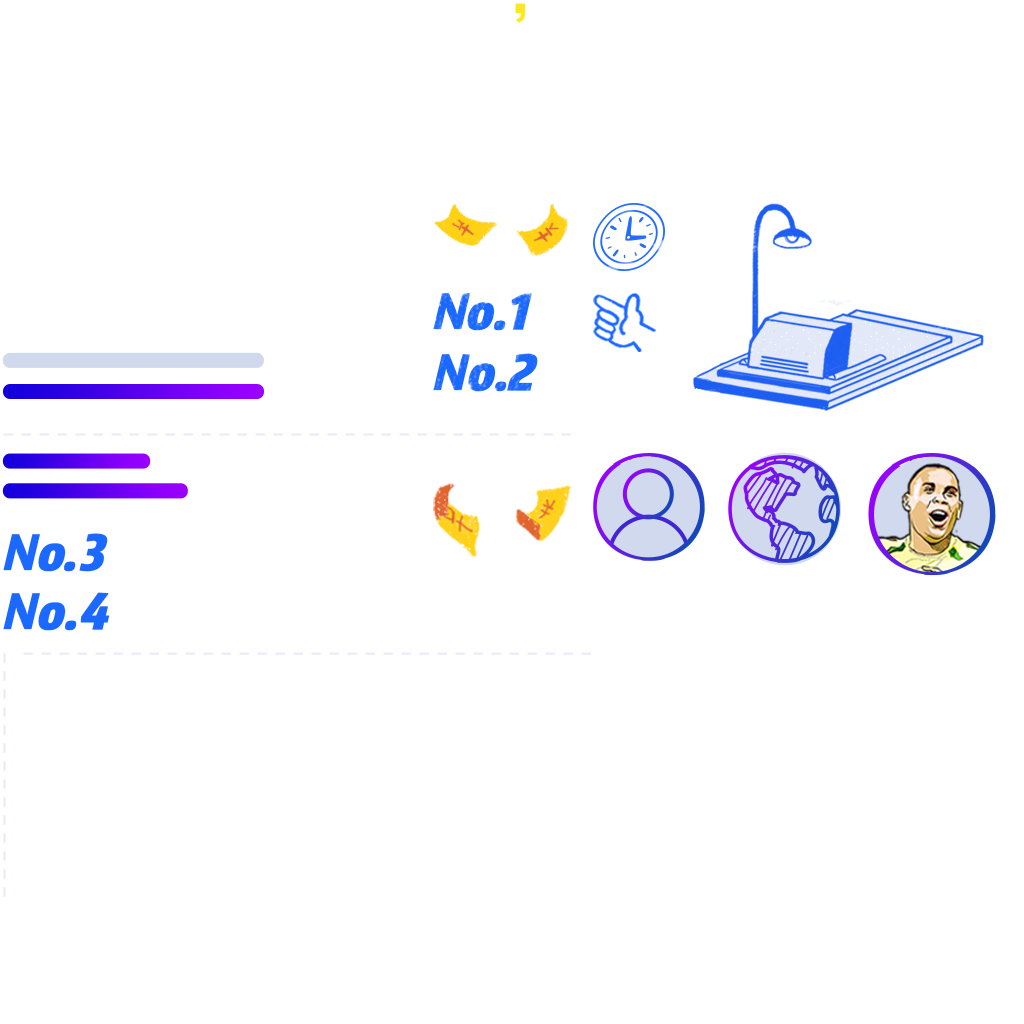
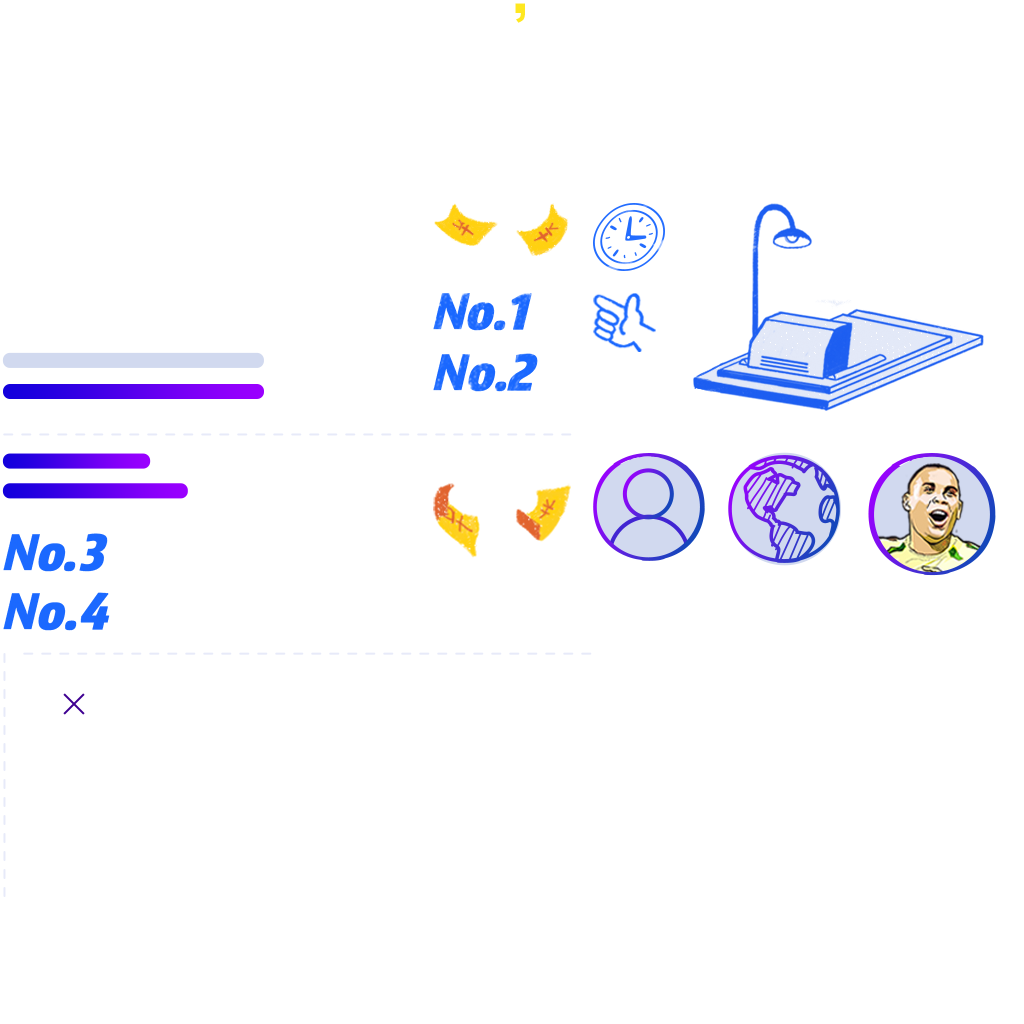
The second w=1024, h=1024 image is a revision of the first. Changes to its layers:
added group "组 18" (1st of 2) with 2 layers above "组 27" over [63, 693, 85, 715]
added layer "矩形 15 拷贝" (1st of 2, in "组 18") in group "组 18" over [63, 693, 85, 715]
added layer "椭圆 1" in group "组 18" over [63, 693, 85, 715]
